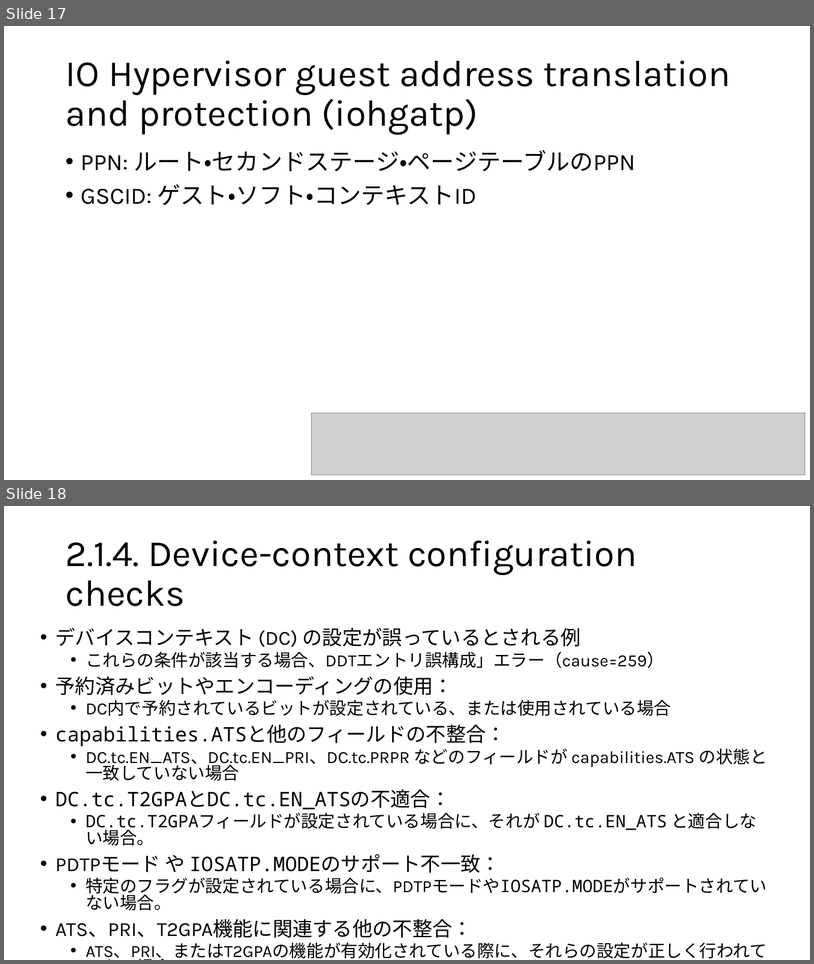
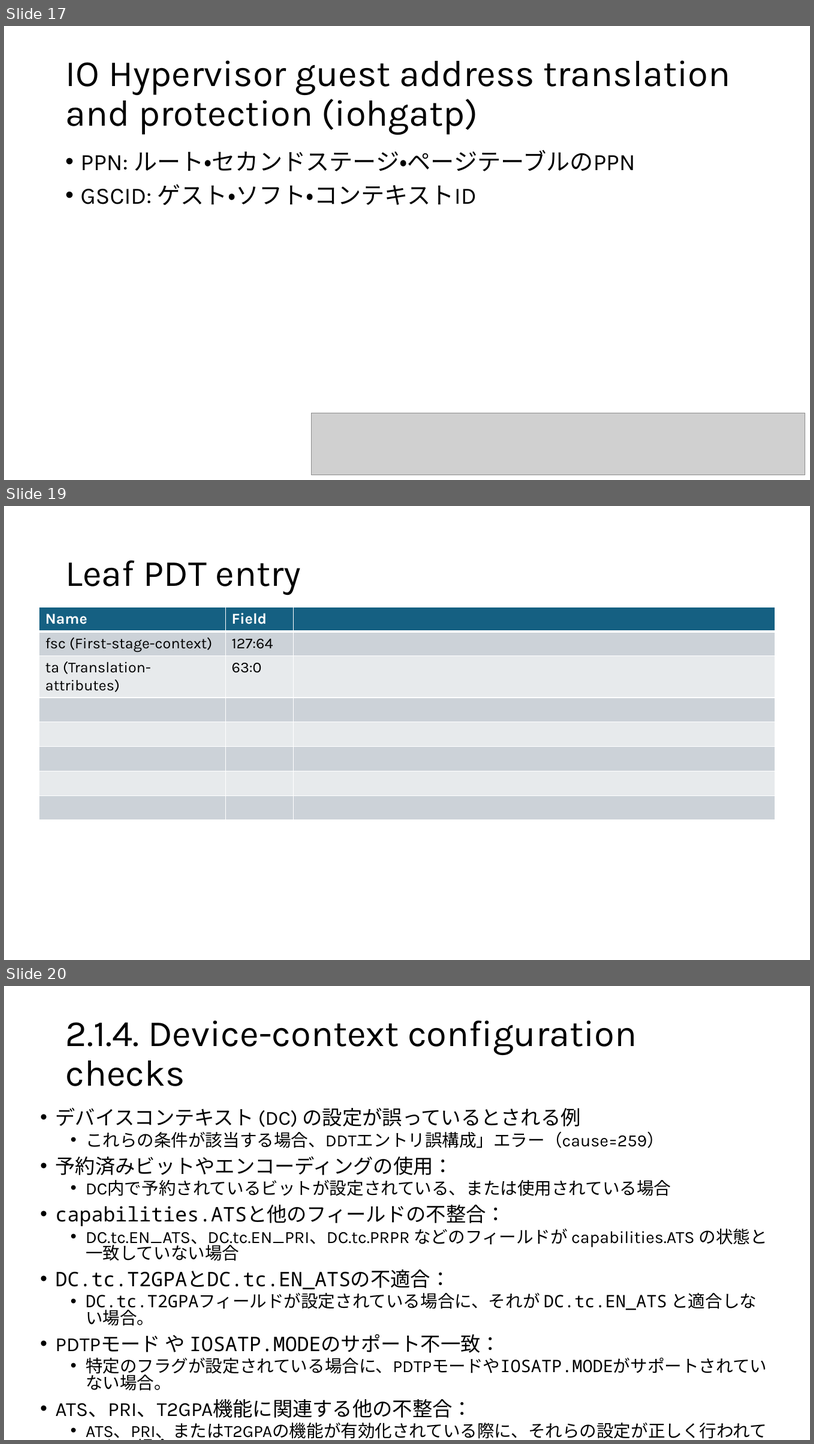
Before and after one commit to msyksphinz-self/riscv-iommu-ja, a slide deck: iommu.pptx. Shown one above the other, each under a label of ours: slides 17 and 18 before the commit, slides 17, 19 and 20 after it; the slides between them are not shown. The pictures are 814x964 and 814x1444 pixels, drawn with LibreOffice and Linux fonts; fonts in the diff are those of the drawing; grey boxes stand for pictures. Boxes give left, top, right and bottom in pixels: in the first picture for what was removed or moved away, otherwise in the second. Text is boxed around its words. In the diff, an @@ line names an element or a change of style, - is before the commit and + after.

```diff
--- a/iommu.pptx
+++ b/iommu.pptx
@@ slide 19 added at [4,506,810,960], background #FFFFFF @@
@@ title added at [65,560,301,595], 44 pt, text #000000 @@
+Leaf PDT entry
@@ table added at [39,607,775,803], 8 rows, 3 columns @@
+Name | Field | 
+fsc (First-stage-context) | 127:64 | 
+ta (Translation-attributes) | 63:0 | 
+ |  | 
+ |  | 
+ |  | 
+ |  | 
+ |  | 
@@ what was slide 18 is now slide 20 @@
```
Also in this commit, not shown: 1 other slide added, 1 other file.
